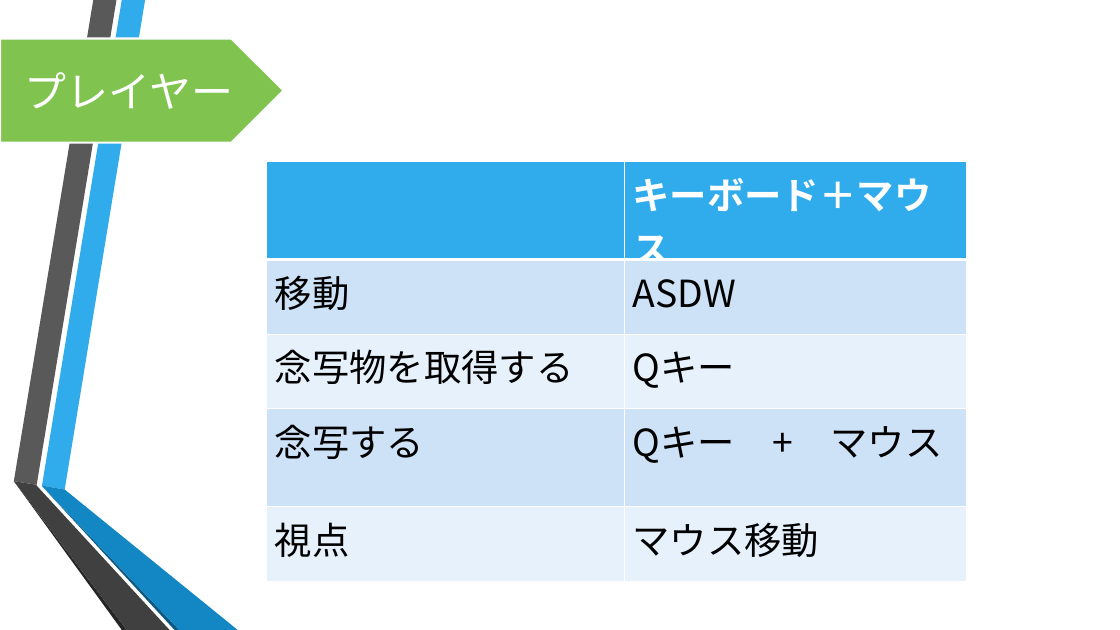
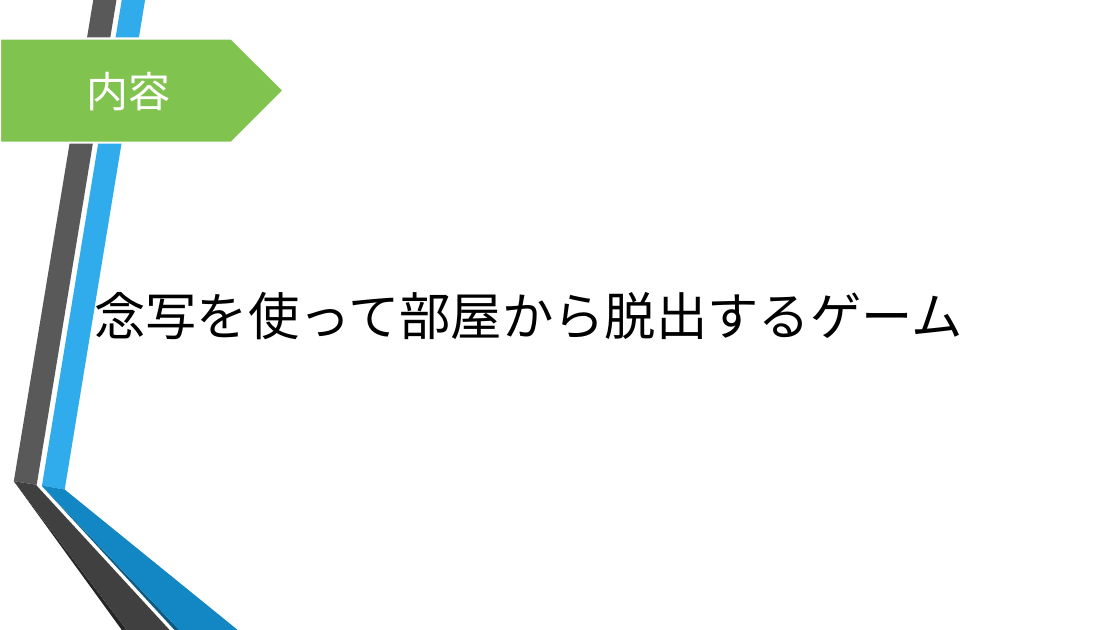
Before and after one commit to motoyaIto/TeamGifu, a slide deck: slide 2 of 超能力脱出劇_企画書.pptx. Drawn at 1120x630 pixels with LibreOffice and Linux fonts; fonts in the diff are those of the drawing; background and template pictures are left out. Boxes give left, top, right and bottom in pixels: in the first picture for what was removed or moved away, otherwise in the second. Text is boxed around its words. In the diff, an @@ line names an element or a change of style, - is before the commit and + after.

```diff
--- a/超能力脱出劇_企画書.pptx
+++ b/超能力脱出劇_企画書.pptx
@@ text in pentagon arrow at [87, 71, 171, 111]: text changed @@
-プレイヤー
+内容
@@ table removed at [266, 162, 967, 561], 5 rows, 2 columns @@
- | キーボード＋マウス
-移動 | ASDW
-念写物を取得する | Qキー
-念写する | Qキー + マウス
-視点 | マウス移動
@@ text added at [94, 283, 963, 340], 44 pt, text #000000 @@
+念写を使って部屋から脱出するゲーム
```
Also in this commit, not shown: 1 slide added, 1 slide removed, 19 other files.
